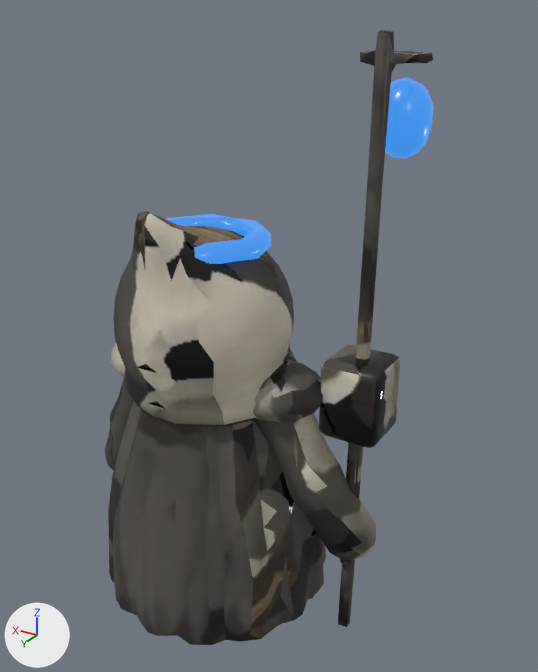
The glTF model games/vale/art/out/units/brightwick.glb, before and after one commit.
One viewpoint serves both versions: a 50 mm lens placed at (-1.4, 1.95, 2.21), pointed at (-0.16, -0.13, 1.18). Arrows for +X, +Y and +Z are at lower left; the lights stay in place. The older version comes first. Vertices at exactly the same position are counted once.

Names of what the first picture shows: 'brightwick', 'brightwick_accent'.
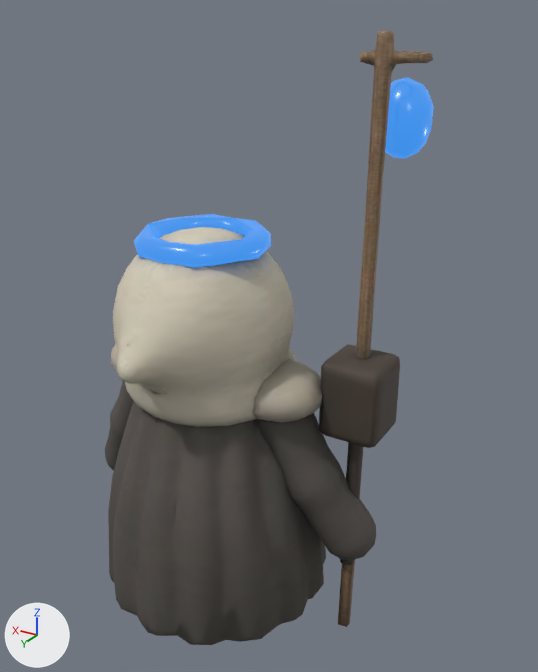
The change, as JSON lines over the scene's bpy script:
```json
{"block": "me_brightwick", "where": "# used by ob_brightwick; location = (0.0, 0.0, 0.0)"}
{"op": "remove", "block": "me_brightwick", "code": "me_brightwick.from_pydata(...)  # 2036 vertices, 4076 faces; spans x -0.63..0.62, y -0.43..0.43, z 0.0..2.18"}
{"op": "add", "block": "me_brightwick", "code": "me_brightwick.from_pydata(...)  # 2036 vertices, 4079 faces; spans x -0.63..0.62, y -0.43..0.46, z 0.0..2.18"}
{"block": "me_brightwick", "change": "me_brightwick part 1: 16 vertices moved from x -0.26..0.29, y -0.14..0.34, z 1.13..1.55 to x -0.26..0.29, y -0.16..0.33, z 1.1..1.53; 140 vertices removed from x -0.29..0.28, y -0.13..0.36, z 1.04..1.69; 140 vertices added at x -0.29..0.28, y -0.14..0.46, z 1.04..1.58"}
{"block": "me_brightwick", "change": "me_brightwick part 2: 3540 kept faces spanning x -0.63..0.62, y -0.43..0.43, z 0.0..2.18 get new texture (UV) coordinates"}
```

Location of each change, (x1, y1, x2, y2) in pixels of the pictures (538 x 672 px; the box of a moved part takes in the faces that stretch with it):
```json
{"part": 1, "of": "me_brightwick", "change": "moved or reshaped", "before": [113, 212, 292, 424], "after": [113, 227, 292, 424]}
{"part": 2, "of": "me_brightwick", "change": "surface changed", "before": [105, 30, 434, 645], "after": [105, 30, 434, 645]}
```
